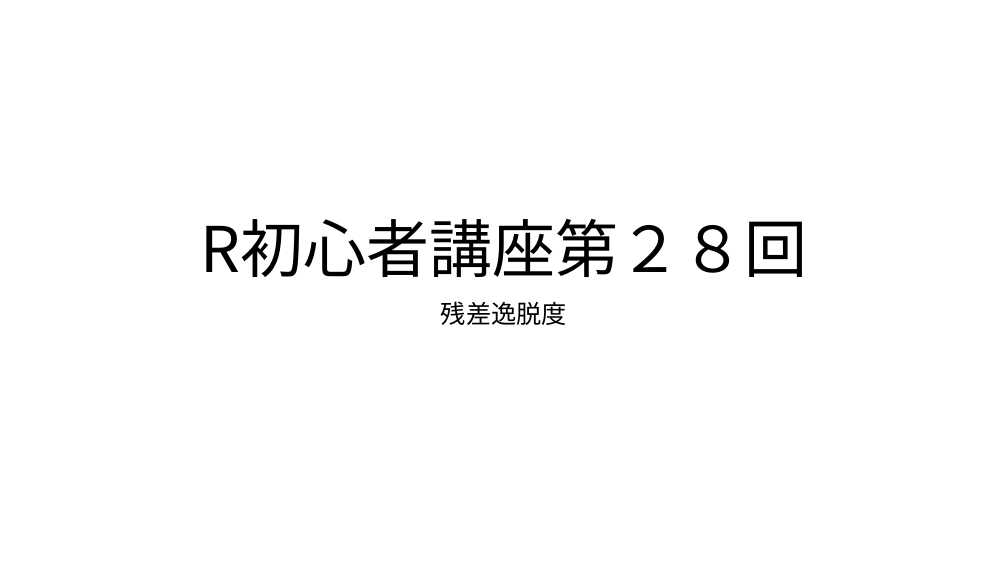
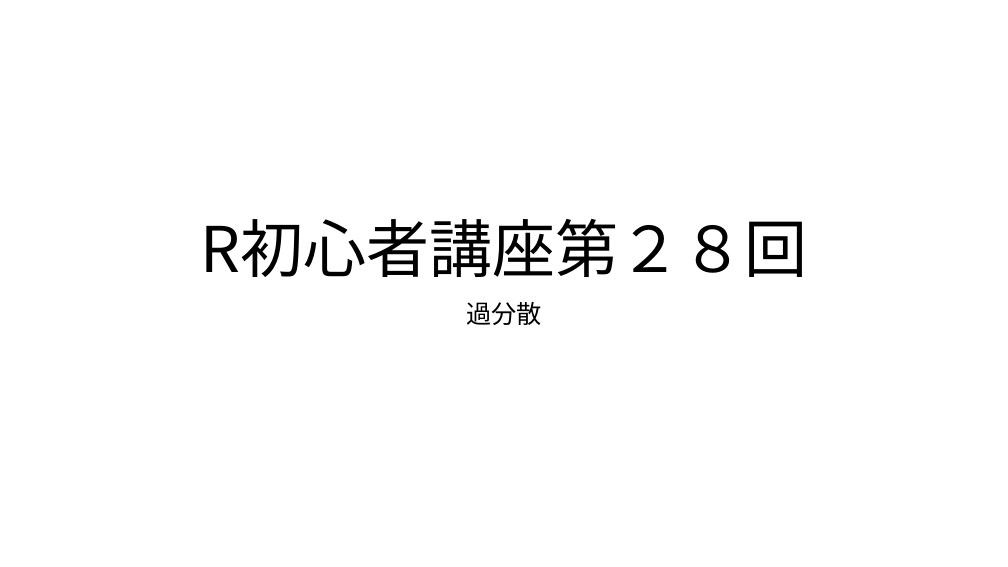
Before and after one commit to KoHMB/Shigen_kensyu_FRA, a slide deck: slide 1 of R/スライド/第28回.pptx. Drawn at 1008x567 pixels with LibreOffice and Linux fonts; fonts in the diff are those of the drawing. Boxes give left, top, right and bottom in pixels: in the first picture for what was removed or moved away, otherwise in the second. Text is boxed around its words. In the diff, an @@ line names an element or a change of style, - is before the commit and + after.

```diff
--- a/R/スライド/第28回.pptx
+++ b/R/スライド/第28回.pptx
@@ subtitle at [466, 302, 542, 325]: text changed @@
-残差逸脱度
+過分散
```
Also in this commit, not shown: 5 other slides changed, 3 slides added, 3 slides removed, 10 other files.
